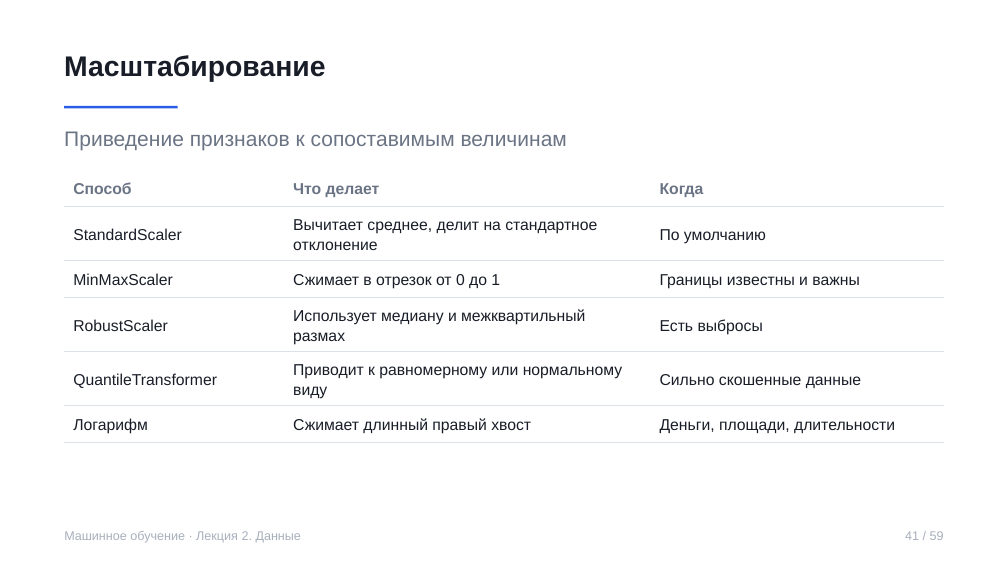
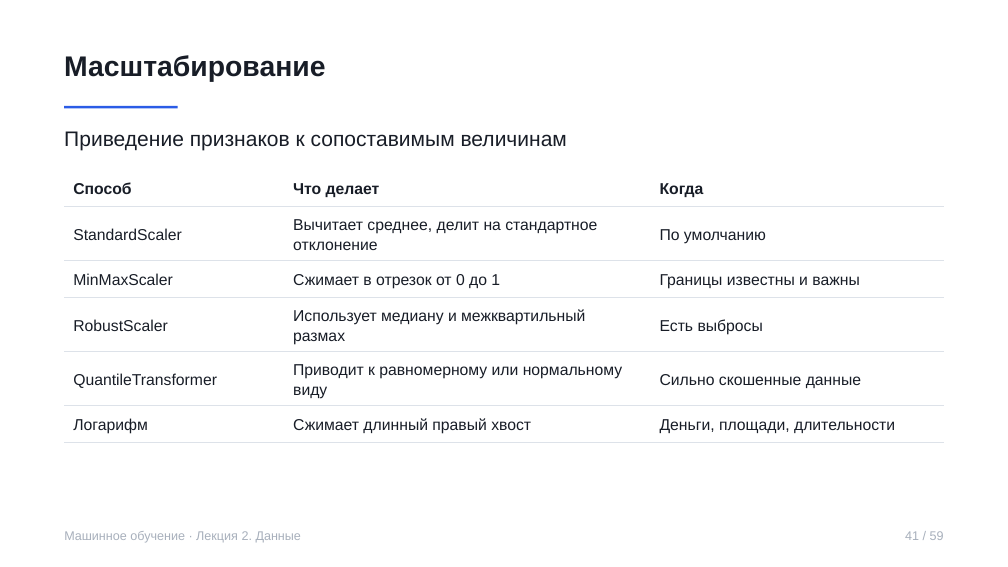
Before and after one commit to rustam-azimov/ml-course-hse, a slide deck: slide 41 of lectures/lecture02.pptx. Drawn at 1008x567 pixels with LibreOffice and Linux fonts; fonts in the diff are those of the drawing. Boxes give left, top, right and bottom in pixels: in the first picture for what was removed or moved away, otherwise in the second. Text is boxed around its words. In the diff, an @@ line names an element or a change of style, - is before the commit and + after.

```diff
--- a/lectures/lecture02.pptx
+++ b/lectures/lecture02.pptx
@@ text "Приведение признаков к сопоставимым величинам" at [64, 131, 567, 151]: text colour #6B7484 to #181D27 @@
@@ table at [64, 169, 944, 438] @@
@@ text colour #6B7484 to #181D27 in "Способ", "Что делает", "Когда" @@
```
Also in this commit, not shown: 50 other slides changed, 5 other files.
